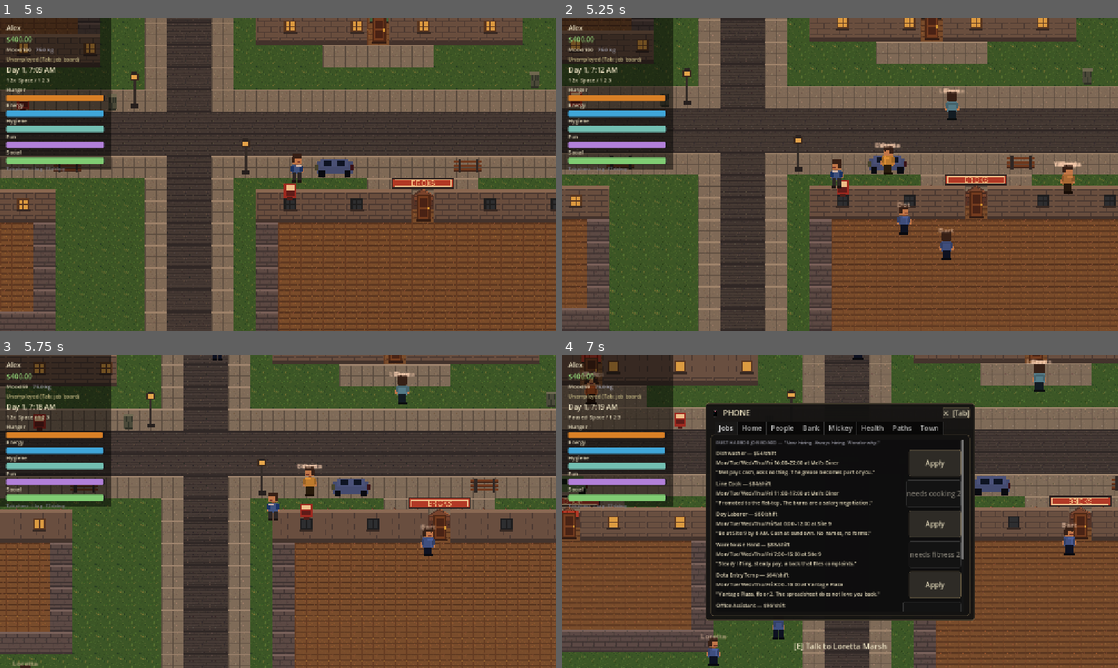
Above: before the commit, frames 1-4 (two rows, left to right).
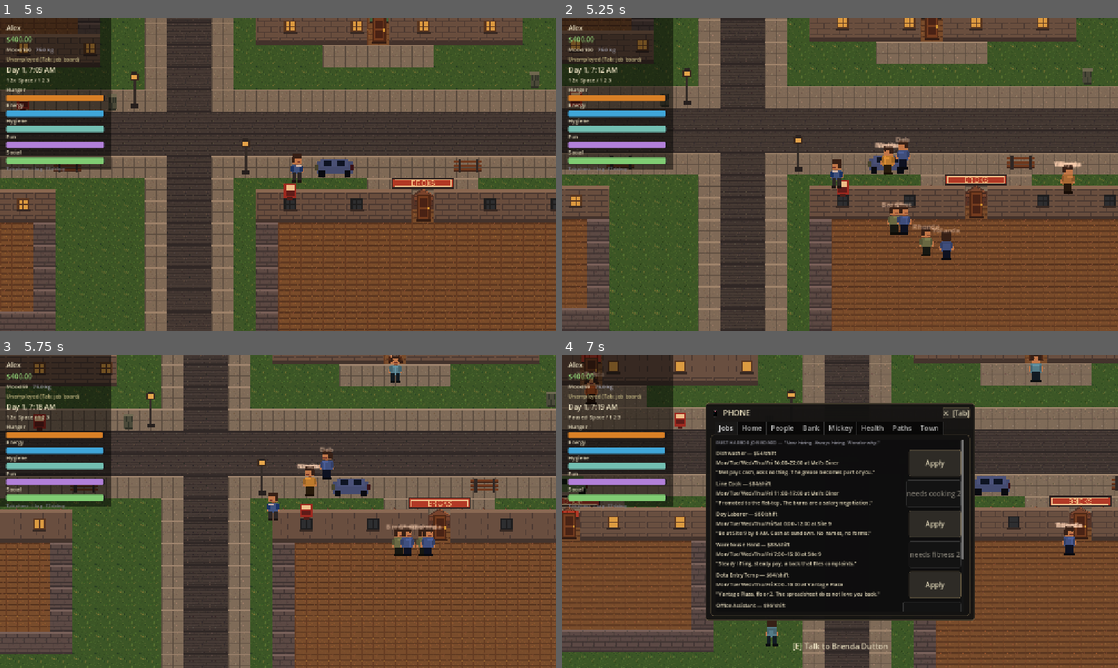
Above: after the commit, the same moments.

Repository: redstonejh/rags
Game: Godot game, scene res://scenes/ui/MainMenu.tscn
Same seed, same stepped clock (60 frames per second), same inputs: the game is played once before the commit and once after it.
Inputs (mouse positions are in pixels of both pictures, inside the frame that each line leads up to):
- Up to frame 1 (5 s): click "New Life" at 0.5 s; click (72, 318) at 1.27 s; type "Alex" at 1.35 s; click "Start This Life" at 2 s; move the mouse to (400, 158) at 2.77 s; hold D (move_right) 2.78-3.5 s; hold E (interact) 2.78-3.5 s; click (400, 158) at 2.92 s; drag from (166, 190) to (378, 39) at 3.52 s; move the mouse to (333, 105) at 4.27 s; hold D (move_right) from 4.28 s (still down); tap 3 (time_speed_3) at 4.35 s
- Up to frame 2 (5.25 s): release D (move_right) at 5 s; drag from (812, 237) to (984, 212) at 5.02 s
- Up to frame 3 (5.75 s): no input
- Up to frame 4 (7 s): move the mouse to (1006, 558) at 5.77 s; hold A (move_left) 5.78-6.5 s; hold Tab (phone) 5.78-6.5 s; drag from (673, 464) to (973, 486) at 6.52 s

Frame 1 is identical in both runs. In frame 2, 0.8% of the frame differs, in the area x 56-92%, y 22-76%; in frame 3, 1.1%, in the area x 2-80%, y 0-100%; in frame 4, 1.0%.

Commit message:
Ensure generated NPC names are unique

Diff:
--- a/scripts/dev/m2_smoke_test.gd
+++ b/scripts/dev/m2_smoke_test.gd
@@ -43,15 +43,18 @@
 	_check(n >= 150 and n <= 250, "population in range (%d)" % n)
 	var bad := 0
 	var subversions := 0
+	var names := {}
 	for npc in WorldState.npcs.values():
 		if npc.archetype() == null or not Locations.defs.has(npc.home_id):
 			bad += 1
+		names[npc.display_name] = true
 		if npc.is_subversion:
 			subversions += 1
 		for s in CharacterSheet.STAT_IDS:
 			if not npc.stats.has(s):
 				bad += 1
 	_check(bad == 0, "all NPCs have valid archetype/home/stats")
+	_check(names.size() == n, "generated NPC display names are unique")
 	_check(subversions > 5 and subversions < n / 4,
 			"subversion rate sane (%d/%d)" % [subversions, n])
 	var doors := Locations.door_positions.size()
--- a/scripts/sim/world_gen.gd
+++ b/scripts/sim/world_gen.gd
@@ -14,6 +14,7 @@
 	var rng := RandomNumberGenerator.new()
 	rng.seed = seed_value
 	var npcs: Dictionary = {}
+	var used_names := {}
 	var serial := 0
 
 	for arch in ContentDB.archetypes.values():
@@ -21,7 +22,7 @@
 			serial += 1
 			var n := NPCRecord.new()
 			n.id = "npc_%04d" % serial
-			n.display_name = Coherence.random_name(rng)
+			n.display_name = _unique_name(rng, used_names, serial)
 			n.archetype_id = arch.id
 			n.appearance_tags = Coherence.random_appearance(rng, arch.stat_bias)
 			n.is_subversion = rng.randf() < SUBVERSION_RATE
@@ -60,5 +61,16 @@
 	return npcs
 
 
+static func _unique_name(rng: RandomNumberGenerator, used_names: Dictionary, serial: int) -> String:
+	for _attempt in 20:
+		var candidate := Coherence.random_name(rng)
+		if not used_names.has(candidate):
+			used_names[candidate] = true
+			return candidate
+	var fallback := "%s #%03d" % [Coherence.random_name(rng), serial]
+	used_names[fallback] = true
+	return fallback
+
+
 static func _roll_stat(rng: RandomNumberGenerator) -> int:
 	return clampi(int(rng.randfn(50.0, 18.0)), 5, 95)
Not shown, changed: docs/PROGRESS.md
Not shown, changed: docs/REBUILD_PLAN.md
